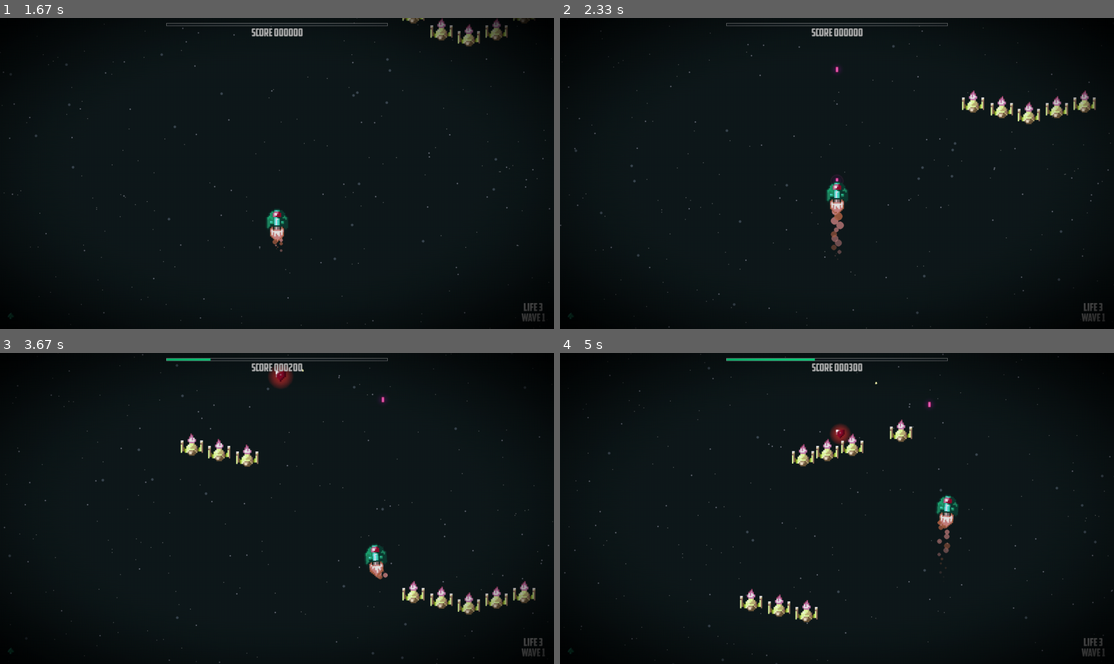
Above: before the commit, frames 1-4 (two rows, left to right).
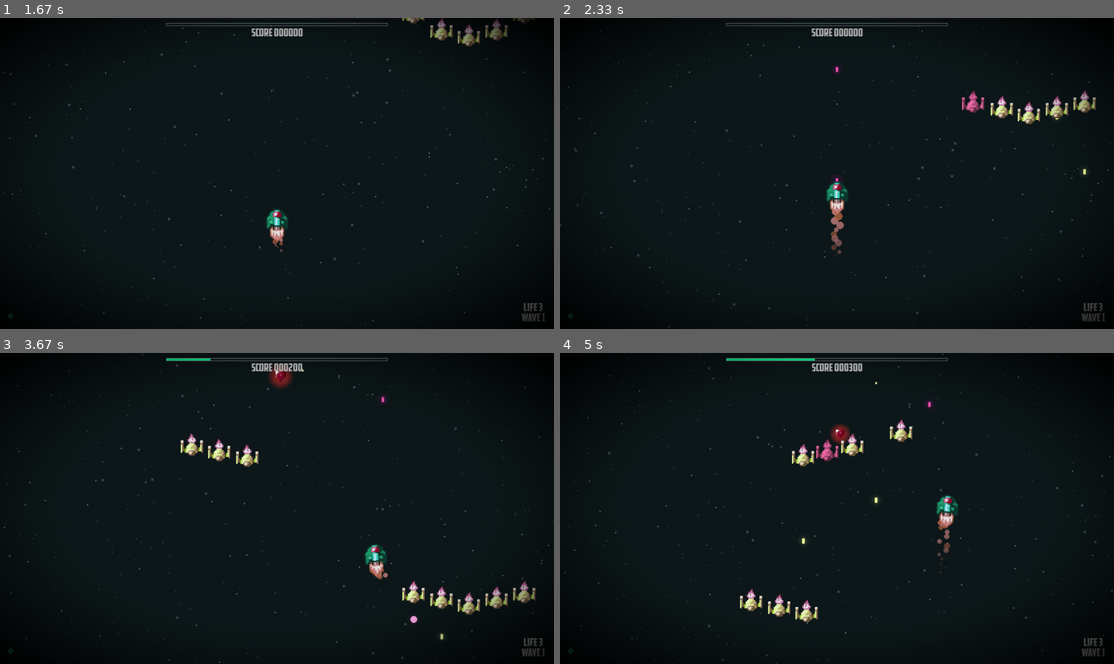
Above: after the commit, the same moments.

Repository: g-brrzzn/shootemup-Pygame
Game: pygame game, started from Game.py
The game is run twice, just before and just after one commit, with the same random seed, the same clock (stepped at 60 frames per second) and the same inputs.
Inputs (mouse positions are in pixels of both pictures, inside the frame that each line leads up to):
- Up to frame 1 (1.67 s): hold Up 0.33-0.8 s; move the mouse to (254, 185) at 0.37 s; hold Down 0.83-1.13 s; tap Enter at 1.17, 1.5 s
- Up to frame 2 (2.33 s): tap Space at 1.83, 2.23 s; hold Up from 2.17 s (still down); move the mouse to (920, 64) at 2.2 s
- Up to frame 3 (3.67 s): release Up at 2.53 s; hold Right 2.57-3.2 s; move the mouse to (343, 536) at 2.6 s; tap Space at 2.63, 2.93, 3.3 s; hold Down 3.23-3.6 s; move the mouse to (288, 402) at 3.27 s; hold Left from 3.63 s (still down)
- Up to frame 4 (5 s): move the mouse to (637, 499) at 3.67 s; tap Space at 3.7, 4, 4.2, 4.5, 4.7 s; release Left at 4.1 s; hold Right 4.13-4.6 s; move the mouse to (842, 539) at 4.17 s; hold Up 4.63-4.93 s; move the mouse to (820, 455) at 4.67 s; hold Right from 4.97 s (still down)

Frame 1 is identical in both runs. In frame 2, 0.2% of the frame differs, in the area x 72-96%, y 23-51%; in frame 3, less than 0.1%; in frame 4, 0.2%, in the area x 43-58%, y 27-62%.

Commit message:
Make enemy/boss fire rate and AI training step framerate-independent
Enemy and Boss shoot() rolled a fixed probability once per rendered
frame, so fire rate scaled with FPS (measured ~0.18 shots/s at 60fps
vs ~0.62 shots/s at 240fps with the same seed). Converted every roll
to a dt-scaled probability so the expected rate stays constant
regardless of framerate.

Also added an optional fixed_dt override on Game, used by the RL
env so training steps run on a constant simulated timestep instead
of wall-clock delta_time. That also fixes ai_env ignoring its own
frame_skip parameter (it hardcoded range(3) instead).

Diff:
--- a/Game.py
+++ b/Game.py
@@ -94,9 +94,10 @@
 play_random_music()
 
 class Game(GameState):
-    def __init__(self, ai_stage="full"):
+    def __init__(self, ai_stage="full", fixed_dt=None):
         super().__init__()
 
+        self.fixed_dt = fixed_dt
         self.hud = HUD()
 
         g_engine.all_sprites = pygame.sprite.Group()
@@ -295,9 +296,13 @@
             g_engine.joystick = None
 
     def update(self):
-        dt, self.last_time = delta_time(self.last_time)
-        if dt > 0.1:
-            dt = 0.1
+        if self.fixed_dt is not None:
+            dt = self.fixed_dt
+            self.last_time = time()
+        else:
+            dt, self.last_time = delta_time(self.last_time)
+            if dt > 0.1:
+                dt = 0.1
 
         if g_engine.hit_stop_frames > 0:
             g_engine.hit_stop_frames -= dt
--- a/classes/Boss.py
+++ b/classes/Boss.py
@@ -1,6 +1,6 @@
 import pygame
 import math
-from random import randint
+from random import random
 from game_engine import g_engine
 from classes.Enemy import EnemyBase
 from constants.global_var import config
@@ -41,7 +41,7 @@
             )
 
         self.rect.topleft = (self.x, self.y)
-        self.shoot()
+        self.shoot(dt)
 
         self.current_sprite += 5.25 * dt
         if self.current_sprite >= len(self.sprites):
@@ -52,13 +52,13 @@
         else:
             self.display_image = self.sprites[int(self.current_sprite)]
 
-    def shoot(self):
-        if randint(0, 100) < 2:
+    def shoot(self, dt):
+        if random() < 1.2 * dt:
             g_engine.enemy_bullets.emit_pattern(
                 "single", self.rect.center, {"angle": -90, "speed_scale": 0.6}
             )
 
-        if randint(0, 200) < 2:
+        if random() < 0.6 * dt:
             g_engine.enemy_bullets.emit_pattern(
                 "spread",
                 (self.rect.centerx, self.rect.bottom),
--- a/classes/Enemy.py
+++ b/classes/Enemy.py
@@ -1,7 +1,7 @@
 import pygame
 import math
 import numpy as np
-from random import randint, uniform
+from random import randint, uniform, random
 
 from game_engine import g_engine
 from classes.PowerUp import PowerUp
@@ -133,7 +133,7 @@
         self._try_drop_powerup()
         self.kill()
 
-    def shoot(self):
+    def shoot(self, dt):
         pass
 
     def move(self, dt):
@@ -176,7 +176,7 @@
                 self.shoot_cooldown = 1.5
         else:
             if self.shoot_cooldown <= 0:
-                self.shoot()
+                self.shoot(dt)
 
         self.check_bounds()
         self.rect.topleft = (self.x, self.y)
@@ -225,8 +225,8 @@
             math.sin(pygame.time.get_ticks() * 0.05 + self.random_offset) * 37.5 * dt
         )
 
-    def shoot(self):
-        if randint(0, 1000) < 5:
+    def shoot(self, dt):
+        if random() < 0.3 * dt:
             is_pink = randint(0, 100) < 20
             self.prepare_attack("single", {"angle": -90, "speed_scale": 0.75, "is_pink": is_pink})
 
@@ -247,8 +247,8 @@
         self.x = self.initial_x + math.sin(t + self.random_offset) * 150
         self.x = max(0, min(self.x, config.INTERNAL_RESOLUTION[0] - SCALED_SPRITE_SIZE))
 
-    def shoot(self):
-        if randint(0, 1000) < 5:
+    def shoot(self, dt):
+        if random() < 0.3 * dt:
             is_pink = randint(0, 100) < 20
             self.prepare_attack(
                 "spread",
@@ -275,8 +275,8 @@
             elif self.x > target_x:
                 self.x -= self.horizontal_speed * dt
 
-    def shoot(self):
-        if randint(0, 1000) < 5:
+    def shoot(self, dt):
+        if random() < 0.3 * dt:
             dx = g_engine.player.rect.centerx - self.rect.centerx
             dy = g_engine.player.rect.centery - self.rect.centery
             angle = math.degrees(math.atan2(-dy, dx))
--- a/reinforcement_learning/ai_env.py
+++ b/reinforcement_learning/ai_env.py
@@ -15,7 +15,7 @@
         self.stage = stage
         self.frame_skip = frame_skip
 
-        self.game = Game(ai_stage=stage)
+        self.game = Game(ai_stage=stage, fixed_dt=1.0 / 60.0)
 
         self.action_space = spaces.MultiDiscrete([3, 3])
 
@@ -48,7 +48,7 @@
         return obs, {}
 
     def step(self, action):
-        for _ in range(3):
+        for _ in range(self.frame_skip):
             if g_engine.player and g_engine.player.getLife() > 0:
                 g_engine.player.apply_ai_action(action)
 
